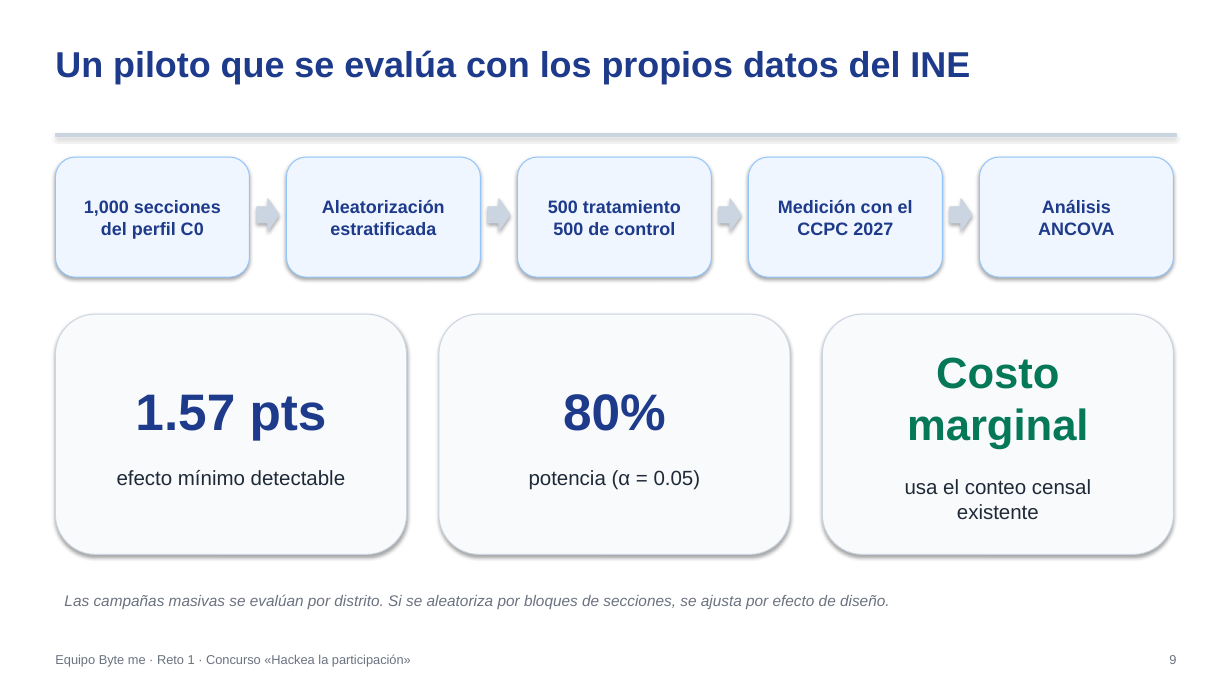
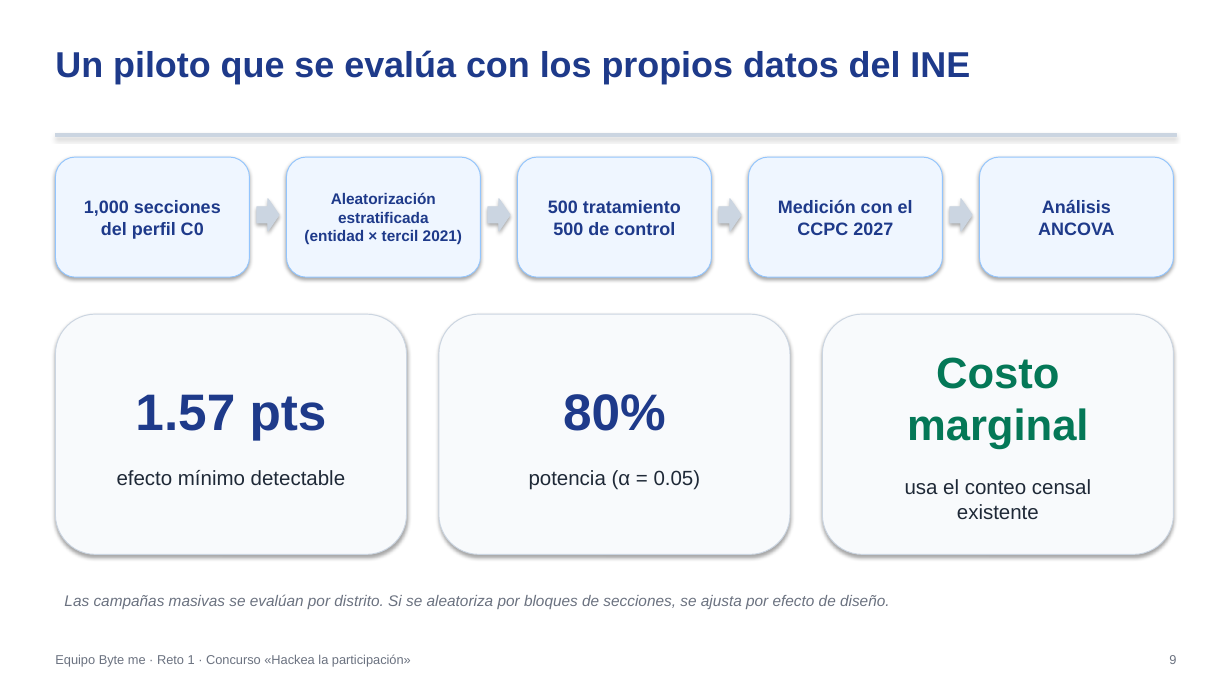
Before and after one commit to Johanan1113/Hackaton_INE_byte_me, a slide deck: slide 9 of entrega_ByteMe_Reto1/Presentacion_Ejecutiva_ByteMe.pptx. Drawn at 1232x693 pixels with LibreOffice and Linux fonts; fonts in the diff are those of the drawing. Boxes give left, top, right and bottom in pixels: in the first picture for what was removed or moved away, otherwise in the second. Text is boxed around its words. In the diff, an @@ line names an element or a change of style, - is before the commit and + after.

```diff
--- a/entrega_ByteMe_Reto1/Presentacion_Ejecutiva_ByteMe.pptx
+++ b/entrega_ByteMe_Reto1/Presentacion_Ejecutiva_ByteMe.pptx
@@ text in rounded rectangle at [304, 192, 462, 244]: text changed; size 14 to 12 pt @@
-Aleatorización
-estratificada
+Aleatorización estratificada
+(entidad × tercil 2021)
```
Also in this commit, not shown: 6 other slides changed, 13 other files.
